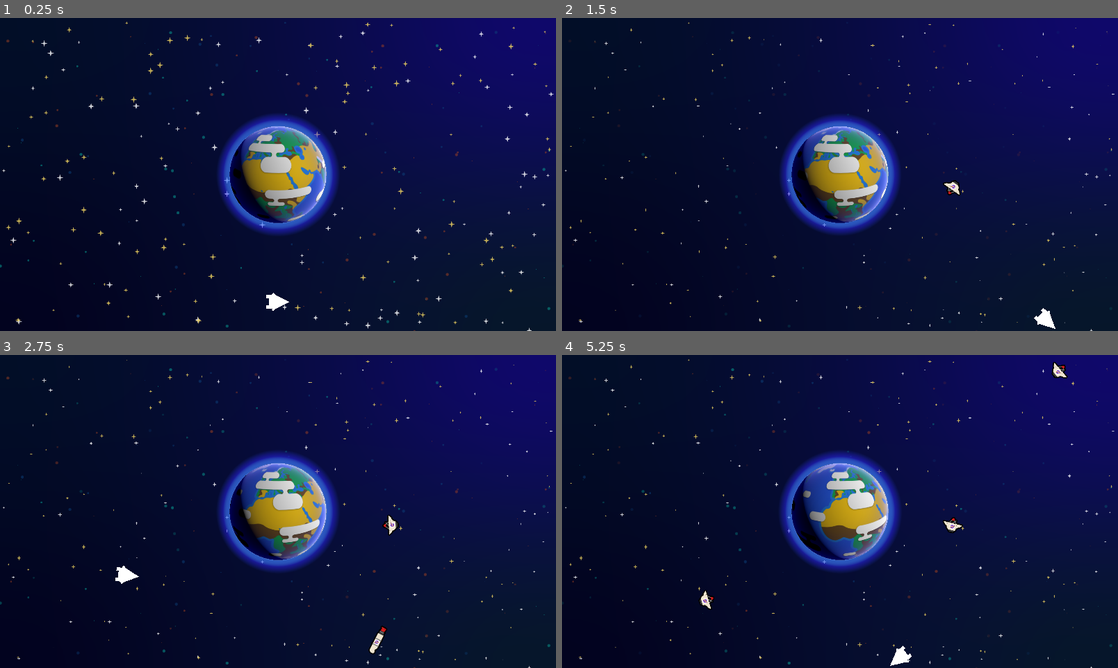
Above: before the commit, frames 1-4 (two rows, left to right).
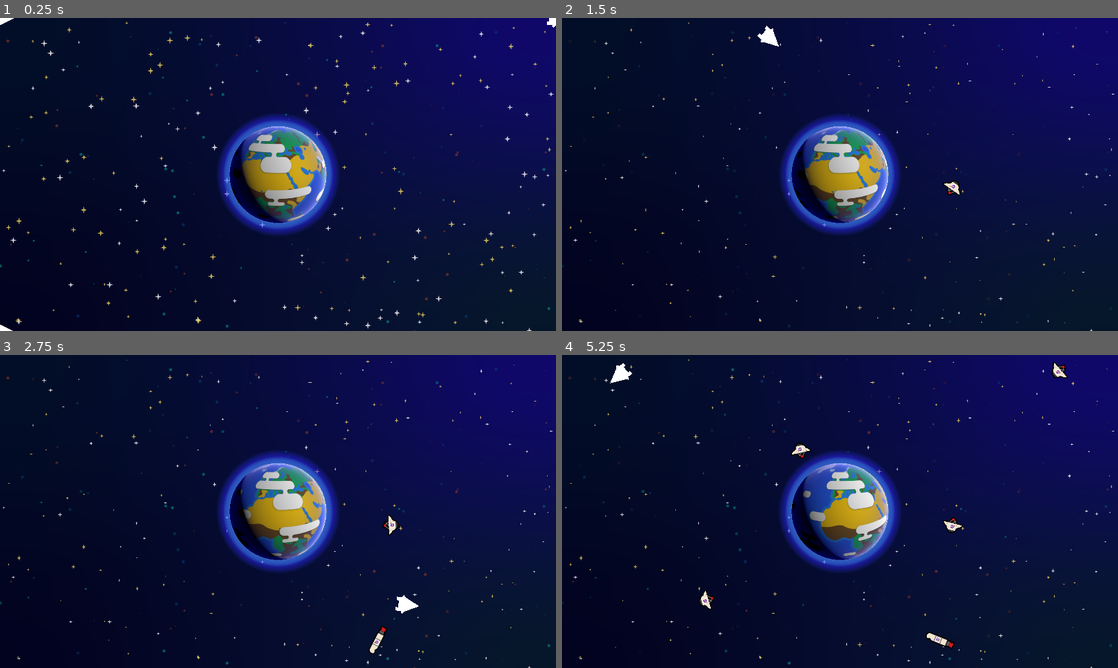
Above: after the commit, the same moments.

Repository: Assasquid/space_junkers
Game: Godot game, scene res://level.tscn
The game is run twice, just before and just after one commit, with the same random seed, the same clock (stepped at 60 frames per second) and the same inputs.
Inputs (mouse positions are in pixels of both pictures, inside the frame that each line leads up to):
- Up to frame 1 (0.25 s): no input
- Up to frame 2 (1.5 s): move the mouse to (962, 158) at 0.52 s; hold D (move_right) 0.53-1.28 s; move the mouse to (728, 190) at 1.27 s; hold S (move_down) from 1.28 s (still down)
- Up to frame 3 (2.75 s): move the mouse to (333, 442) at 2.02 s; release S (move_down) at 2.03 s; hold D (move_right) from 2.03 s (still down)
- Up to frame 4 (5.25 s): move the mouse to (812, 574) at 2.77 s; release D (move_right) at 2.78 s; hold W (move_up) 2.78-3.53 s; move the mouse to (1006, 558) at 3.52 s; hold A (move_left) 3.53-5.03 s; move the mouse to (673, 464) at 4.27 s; move the mouse to (867, 511) at 5.02 s; hold S (move_down) from 5.03 s (still down)

The runs differ from the first frame. In frame 1, 0.2% of the frame differs, in the area x 0-100%, y 0-100%; in frame 2, 0.3%; in frame 3, 0.3%; in frame 4, 0.5%, in the area x 8-71%, y 2-100%.

Commit message:
Implement clean player wrapping.

Diff:
--- a/level.tscn
+++ b/level.tscn
@@ -3,7 +3,7 @@
 [ext_resource type="PackedScene" uid="uid://yqg5alb4ssqq" path="res://background.tscn" id="1_jxq6n"]
 [ext_resource type="PackedScene" uid="uid://cetvsk3irb8uo" path="res://earth/earth_2d.tscn" id="2_oryvn"]
 [ext_resource type="PackedScene" uid="uid://dj3o4g32hr7bq" path="res://debris/random_debri_placer.tscn" id="3_0t4fr"]
-[ext_resource type="PackedScene" uid="uid://fhfxmrj0ks6y" path="res://player/player.tscn" id="4_yujke"]
+[ext_resource type="PackedScene" uid="uid://cvbl1xxts02qv" path="res://player/player_and_ghosts.tscn" id="4_0u5j8"]
 
 [node name="Level" type="Node2D"]
 
@@ -17,6 +17,4 @@
 
 [node name="RandomDebriPlacer" parent="." instance=ExtResource("3_0t4fr")]
 
-[node name="Player" parent="." instance=ExtResource("4_yujke")]
-z_index = 10
-position = Vector2(960, 980)
+[node name="PlayerAndGhosts" parent="." instance=ExtResource("4_0u5j8")]
--- /dev/null
+++ b/player/ghosts_movement.gd
@@ -0,0 +1,16 @@
+extends Node2D
+
+@onready var player: Area2D = $Player
+@onready var player_ghosts: Node2D = $PlayerGhosts
+
+var ghosts := []
+
+func _ready() -> void:
+	for child in player_ghosts.get_children():
+		ghosts.append(child)
+
+func _process(delta: float) -> void:
+	player_ghosts.position = player.position
+
+	for ghost in ghosts:
+		ghost.rotation = player.rotation
--- a/player/player.gd
+++ b/player/player.gd
@@ -1,9 +1,15 @@
 extends Area2D
 
 @export var max_speed := 1200.0
-@export var velocity := Vector2(0, 0)
+@export var velocity := Vector2(0.0, 0.0)
 @export var steering_factor := 3.0
+@export var start_position := Vector2(0.0, 400.0)
 
+
+var ghosts := []
+
+func _ready() -> void:
+	position = start_position
 
 func _process(delta: float) -> void:
 	var direction := Vector2(0.0, 0.0)
--- a/player/player.tscn
+++ b/player/player.tscn
@@ -1,53 +1,16 @@
-[gd_scene load_steps=6 format=3 uid="uid://fhfxmrj0ks6y"]
+[gd_scene load_steps=3 format=3 uid="uid://fhfxmrj0ks6y"]
 
 [ext_resource type="Script" path="res://player/player.gd" id="1_u5hsb"]
-
-[sub_resource type="PrismMesh" id="PrismMesh_xnx4w"]
-size = Vector3(48, 48, 0)
-
-[sub_resource type="QuadMesh" id="QuadMesh_44eg0"]
-size = Vector2(12, 32)
-
-[sub_resource type="QuadMesh" id="QuadMesh_g5wxs"]
-size = Vector2(8, 12)
-
-[sub_resource type="BoxMesh" id="BoxMesh_lanqn"]
-size = Vector3(24, 24, 24)
+[ext_resource type="PackedScene" uid="uid://c5mlpbwisn2ch" path="res://player/player_sprite.tscn" id="2_kawii"]
 
 [node name="Player" type="Area2D"]
 collision_mask = 14
 script = ExtResource("1_u5hsb")
-
-[node name="MeshInstance2D" type="MeshInstance2D" parent="."]
-position = Vector2(16, 0)
-rotation = 4.71239
-mesh = SubResource("PrismMesh_xnx4w")
-
-[node name="MeshInstance2D2" type="MeshInstance2D" parent="."]
-position = Vector2(-24, 18)
-rotation = 1.5708
-mesh = SubResource("QuadMesh_44eg0")
-
-[node name="MeshInstance2D3" type="MeshInstance2D" parent="."]
-position = Vector2(-24, -18)
-rotation = 1.5708
-mesh = SubResource("QuadMesh_44eg0")
-
-[node name="MeshInstance2D5" type="MeshInstance2D" parent="."]
-position = Vector2(-15, 25)
-rotation = 0.785398
-mesh = SubResource("QuadMesh_g5wxs")
-
-[node name="MeshInstance2D6" type="MeshInstance2D" parent="."]
-position = Vector2(-15, -25)
-rotation = 2.35619
-mesh = SubResource("QuadMesh_g5wxs")
-
-[node name="MeshInstance2D4" type="MeshInstance2D" parent="."]
-position = Vector2(-20, 0)
-rotation = 1.5708
-mesh = SubResource("BoxMesh_lanqn")
+start_position = Vector2(0, 0)
 
 [node name="CollisionPolygon2D" type="CollisionPolygon2D" parent="."]
+position = Vector2(8, 1)
 rotation = 1.5708
 polygon = PackedVector2Array(0, -40, 32, 17, 24, 40, -24, 40, -32, 17)
+
+[node name="PlayerSprite" parent="." instance=ExtResource("2_kawii")]
--- /dev/null
+++ b/player/player_and_ghosts.tscn
@@ -0,0 +1,12 @@
+[gd_scene load_steps=4 format=3 uid="uid://cvbl1xxts02qv"]
+
+[ext_resource type="Script" path="res://player/ghosts_movement.gd" id="1_03760"]
+[ext_resource type="PackedScene" uid="uid://fhfxmrj0ks6y" path="res://player/player.tscn" id="1_v7eyv"]
+[ext_resource type="PackedScene" uid="uid://ci5adlkmo68ot" path="res://player/player_ghosts.tscn" id="2_nw6qx"]
+
+[node name="PlayerAndGhosts" type="Node2D"]
+script = ExtResource("1_03760")
+
+[node name="Player" parent="." instance=ExtResource("1_v7eyv")]
+
+[node name="PlayerGhosts" parent="." instance=ExtResource("2_nw6qx")]
--- /dev/null
+++ b/player/player_ghosts.tscn
@@ -0,0 +1,17 @@
+[gd_scene load_steps=2 format=3 uid="uid://ci5adlkmo68ot"]
+
+[ext_resource type="PackedScene" uid="uid://c5mlpbwisn2ch" path="res://player/player_sprite.tscn" id="1_g8ye2"]
+
+[node name="PlayerGhosts" type="Node2D"]
+
+[node name="PlayerGhostLeft" parent="." instance=ExtResource("1_g8ye2")]
+position = Vector2(-1920, 0)
+
+[node name="PlayerGhostTop" parent="." instance=ExtResource("1_g8ye2")]
+position = Vector2(0, -1080)
+
+[node name="PlayerGhostRight" parent="." instance=ExtResource("1_g8ye2")]
+position = Vector2(1920, 0)
+
+[node name="PlayerGhostBottom" parent="." instance=ExtResource("1_g8ye2")]
+position = Vector2(0, 1080)
--- /dev/null
+++ b/player/player_sprite.tscn
@@ -0,0 +1,45 @@
+[gd_scene load_steps=5 format=3 uid="uid://c5mlpbwisn2ch"]
+
+[sub_resource type="PrismMesh" id="PrismMesh_xnx4w"]
+size = Vector3(48, 48, 0)
+
+[sub_resource type="QuadMesh" id="QuadMesh_44eg0"]
+size = Vector2(12, 32)
+
+[sub_resource type="QuadMesh" id="QuadMesh_g5wxs"]
+size = Vector2(8, 12)
+
+[sub_resource type="BoxMesh" id="BoxMesh_lanqn"]
+size = Vector3(24, 24, 24)
+
+[node name="PlayerSprite" type="Node2D"]
+
+[node name="MeshInstance2D" type="MeshInstance2D" parent="."]
+position = Vector2(24, 1.07106)
+rotation = -1.5708
+mesh = SubResource("PrismMesh_xnx4w")
+
+[node name="MeshInstance2D2" type="MeshInstance2D" parent="."]
+position = Vector2(-16, 19.0711)
+rotation = 1.5708
+mesh = SubResource("QuadMesh_44eg0")
+
+[node name="MeshInstance2D3" type="MeshInstance2D" parent="."]
+position = Vector2(-16, -16.9289)
+rotation = 1.5708
+mesh = SubResource("QuadMesh_44eg0")
+
+[node name="MeshInstance2D5" type="MeshInstance2D" parent="."]
+position = Vector2(-6.99998, 26.0711)
+rotation = 0.785398
+mesh = SubResource("QuadMesh_g5wxs")
+
+[node name="MeshInstance2D6" type="MeshInstance2D" parent="."]
+position = Vector2(-6.99998, -23.9289)
+rotation = 2.35619
+mesh = SubResource("QuadMesh_g5wxs")
+
+[node name="MeshInstance2D4" type="MeshInstance2D" parent="."]
+position = Vector2(-12, 1.07106)
+rotation = 1.5708
+mesh = SubResource("BoxMesh_lanqn")
